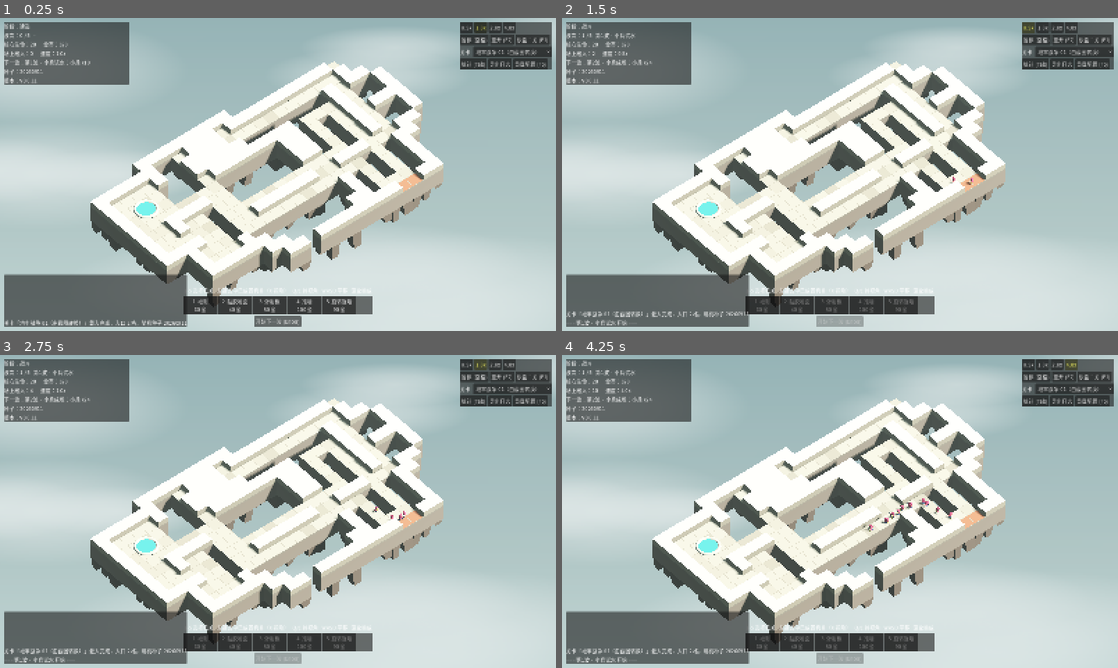
Above: before the commit, frames 1-4 (two rows, left to right).
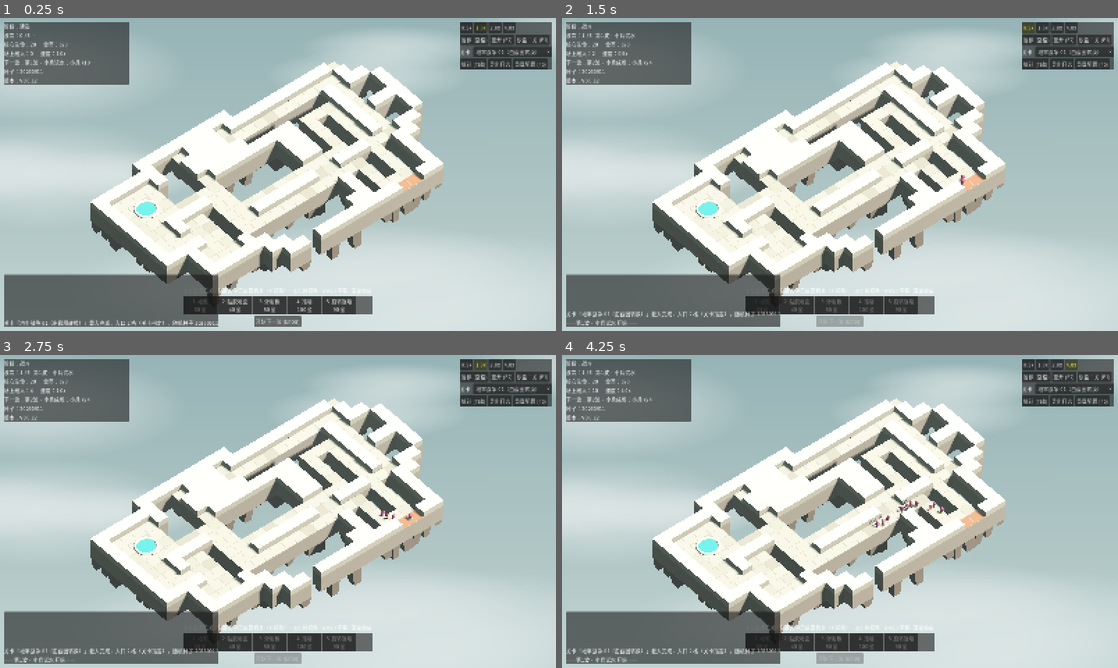
Above: after the commit, the same moments.

Repository: Autinhorse/HumanMustDie
Game: Godot game, scene res://scenes/main.tscn
The game is run twice, just before and just after one commit, with the same random seed, the same clock (stepped at 60 frames per second) and the same inputs.
Inputs:
- Up to frame 1 (0.25 s): no input
- Up to frame 2 (1.5 s): click "开始下一波 (Enter)" at 0.5 s; click "0.5x" at 1.25 s
- Up to frame 3 (2.75 s): click "1.0x" at 2 s
- Up to frame 4 (4.25 s): click "2.0x" at 2.75 s; click "4.0x" at 3.5 s

The runs differ from the first frame. In frame 1, 0.8% of the frame differs, in the area x 6-40%, y 19-99%; in frame 2, 0.8%; in frame 3, 0.9%; in frame 4, 1.1%, in the area x 6-71%, y 19-99%.

Commit message:
v0.0.12 关卡可以显式指定敌人入口
之前入口只能靠规则自动推（边缘上离核心最远的连通开口），想换地方只能
去改地形把别处的开口堵上，很别扭。现在关卡 JSON 里加一个 entrance 就行：

  "entrance": ["19,14-20,14"]        矩形
  "entrance": ["5,19", "9,19"]        两个各一格的入口
  "entrance": [[19, 14], [20, 14]]    [x,y] 数组写法

不写就还是按原规则自动推，行为不变。列多段等于多个入口，敌人从所有列出
的格子里随机出生。写的格子会校验：不是地面/桥面、或走不到核心的，日志里
报出来并忽略；全不可用时回退到自动推导。载入日志会写明用的是哪种。

dw_01 改用显式入口；截图转关卡工具也会把 --entrance 写进关卡文件。
新增 T6 把这两条路径都锁住。

Co-Authored-By: Claude Opus 5 (1M context) <noreply@anthropic.com>
Claude-Session: https://claude.ai/code/session_01VCzWxNk1LcyQr5pasXVQW6

Diff:
--- a/data/levels/corridor_01.json
+++ b/data/levels/corridor_01.json
@@ -25,6 +25,8 @@
     "22222111112222"
   ],
 
+  "_entrance_comment": "不写 entrance 就按规则自动推：地图边缘上离核心最远的那个连通开口。写了就以写的为准，例如 \"entrance\": [\"5,19-9,19\"]。",
+
   "allowed_traps": ["spikes", "tar", "launcher", "push_wall", "saw"],
 
   "waves": [
--- a/data/levels/dw_01.json
+++ b/data/levels/dw_01.json
@@ -17,6 +17,9 @@
     "00222222000000002010102000",
     "00000002200000022011102000",
     "00000000220222222221122000"
+  ],
+  "entrance": [
+    "19,14-20,14"
   ],
   "allowed_traps": [
     "spikes",
--- a/project.godot
+++ b/project.godot
@@ -11,7 +11,7 @@
 [application]
 
 config/name="HumanMustDie - Prototype A"
-config/version="0.0.11"
+config/version="0.0.12"
 config/description="机关塔防灰盒原型：固定走廊 + 5 种机关 + 小/中/重三类物理敌人"
 run/main_scene="res://scenes/main.tscn"
 config/features=PackedStringArray("4.7", "Forward Plus")
--- a/scripts/game.gd
+++ b/scripts/game.gd
@@ -101,9 +101,9 @@
 		return
 	flow = FlowField.new()
 	flow.build(grid, core_cells)
-	entrance_cells = flow.find_entrance_cells()
+	entrance_cells = _resolve_entrance()
 	if entrance_cells.is_empty():
-		load_error = "找不到入口：地图边缘没有可通往核心的地面/桥面"
+		load_error = "找不到入口：地图边缘没有可通往核心的地面/桥面，关卡里也没有写 entrance"
 		return
 
 	seed_value = Cfg.int_at("sim.seed", 12345)
@@ -117,8 +117,58 @@
 	sandbox = false
 	_spawn_queue.clear()
 	stats = RunStats.new()
-	_log("关卡「%s」载入完成，入口 %d 格，随机种子 %d" % [String(level.get("name", level_id)), entrance_cells.size(), seed_value])
-	changed.emit()
+	var how: String = "关卡指定" if level.has("entrance") else "自动推导"
+	_log("关卡「%s」载入完成，入口 %d 格（%s），随机种子 %d" % [
+		String(level.get("name", level_id)), entrance_cells.size(), how, seed_value])
+	changed.emit()
+
+## 入口：关卡里写了 entrance 就用写的，没写就按规则自动推
+## （地图边缘上离核心最远的那个连通开口）。
+## entrance 支持 "x,y" 和 "x,y-x,y" 两种写法，可以列多段 —— 多段就是多个入口。
+func _resolve_entrance() -> Array[Vector2i]:
+	var spec: Variant = level.get("entrance", null)
+	if spec != null:
+		var listed := _parse_cells(spec)
+		var good: Array[Vector2i] = []
+		var bad: Array[String] = []
+		for c in listed:
+			if not grid.is_walkable(c):
+				bad.append("%s 不是地面/桥面" % str(c))
+			elif not flow.reachable(c):
+				bad.append("%s 走不到核心" % str(c))
+			else:
+				good.append(c)
+		for b in bad:
+			_log("关卡 entrance 里的 %s，已忽略" % b)
+		if not good.is_empty():
+			return good
+		_log("关卡 entrance 一个可用的都没有，改用自动推导")
+	return flow.find_entrance_cells()
+
+## 解析 "x,y" / "x,y-x,y" / [x,y]，返回展开后的格子
+func _parse_cells(spec: Variant) -> Array[Vector2i]:
+	var out: Array[Vector2i] = []
+	var items: Array = spec if typeof(spec) == TYPE_ARRAY else [spec]
+	for item in items:
+		if typeof(item) == TYPE_ARRAY and item.size() >= 2:
+			out.append(Vector2i(int(item[0]), int(item[1])))
+			continue
+		var text := String(item).strip_edges()
+		if text == "":
+			continue
+		var ends := text.split("-")
+		var a := _parse_one(ends[0])
+		var b := _parse_one(ends[1]) if ends.size() > 1 else a
+		for y in range(min(a.y, b.y), max(a.y, b.y) + 1):
+			for x in range(min(a.x, b.x), max(a.x, b.x) + 1):
+				out.append(Vector2i(x, y))
+	return out
+
+func _parse_one(text: String) -> Vector2i:
+	var parts := text.strip_edges().split(",")
+	if parts.size() < 2:
+		return Vector2i(-1, -1)
+	return Vector2i(int(parts[0].strip_edges()), int(parts[1].strip_edges()))
 
 func _cache_config() -> void:
 	wall_height = Cfg.num("grid.wall_height", 1.0)
--- a/tests/test_runner.gd
+++ b/tests/test_runner.gd
@@ -14,6 +14,7 @@
 	_run("T2 中型敌人需累计冲击才位移", _test_medium_accumulate)
 	_run("T3 重型只短移，且撞伤沿途小怪", _test_heavy_short_push)
 	_run("T4 完整一波跑通不崩溃", _test_full_wave)
+	_run("T6 关卡可以显式指定入口", _test_entrance_override)
 	await _run_scene_test()
 
 	print("\n".join(_lines))
@@ -201,6 +202,30 @@
 	g.queue_free()
 	return errs
 
+func _test_entrance_override() -> PackedStringArray:
+	var errs := PackedStringArray()
+	# 走廊关没写 entrance，走自动推导：底边那段最远的开口
+	var g := _new_game()
+	_check(g.entrance_cells.size() == 5, "走廊关应自动推出 5 格入口，实为 %d" % g.entrance_cells.size(), errs)
+	g.queue_free()
+
+	# 地牢关写了 entrance，应当严格按写的来
+	if not Cfg.levels.has("dw_01"):
+		errs.append("找不到 dw_01 关卡")
+		return errs
+	var g2 := Game.new()
+	add_child(g2)
+	g2.paused = true
+	g2.start("dw_01")
+	_check(g2.load_error == "", "dw_01 载入失败: " + g2.load_error, errs)
+	if g2.load_error == "":
+		var got := g2.entrance_cells.duplicate()
+		got.sort()
+		var want: Array[Vector2i] = [Vector2i(19, 14), Vector2i(20, 14)]
+		_check(got == want, "dw_01 的入口应当就是关卡里写的 %s，实为 %s" % [str(want), str(got)], errs)
+	g2.queue_free()
+	return errs
+
 func _test_full_wave() -> PackedStringArray:
 	var errs := PackedStringArray()
 	var g := _new_game()
Not shown, changed: docs/原型A_运行与实现说明.md
Not shown, changed: tools/map_from_image.py
